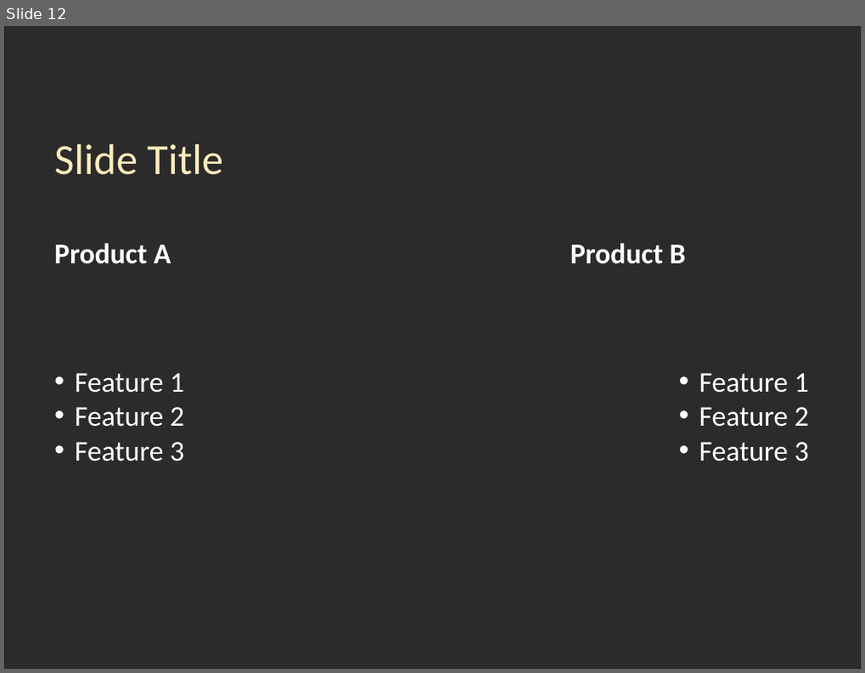
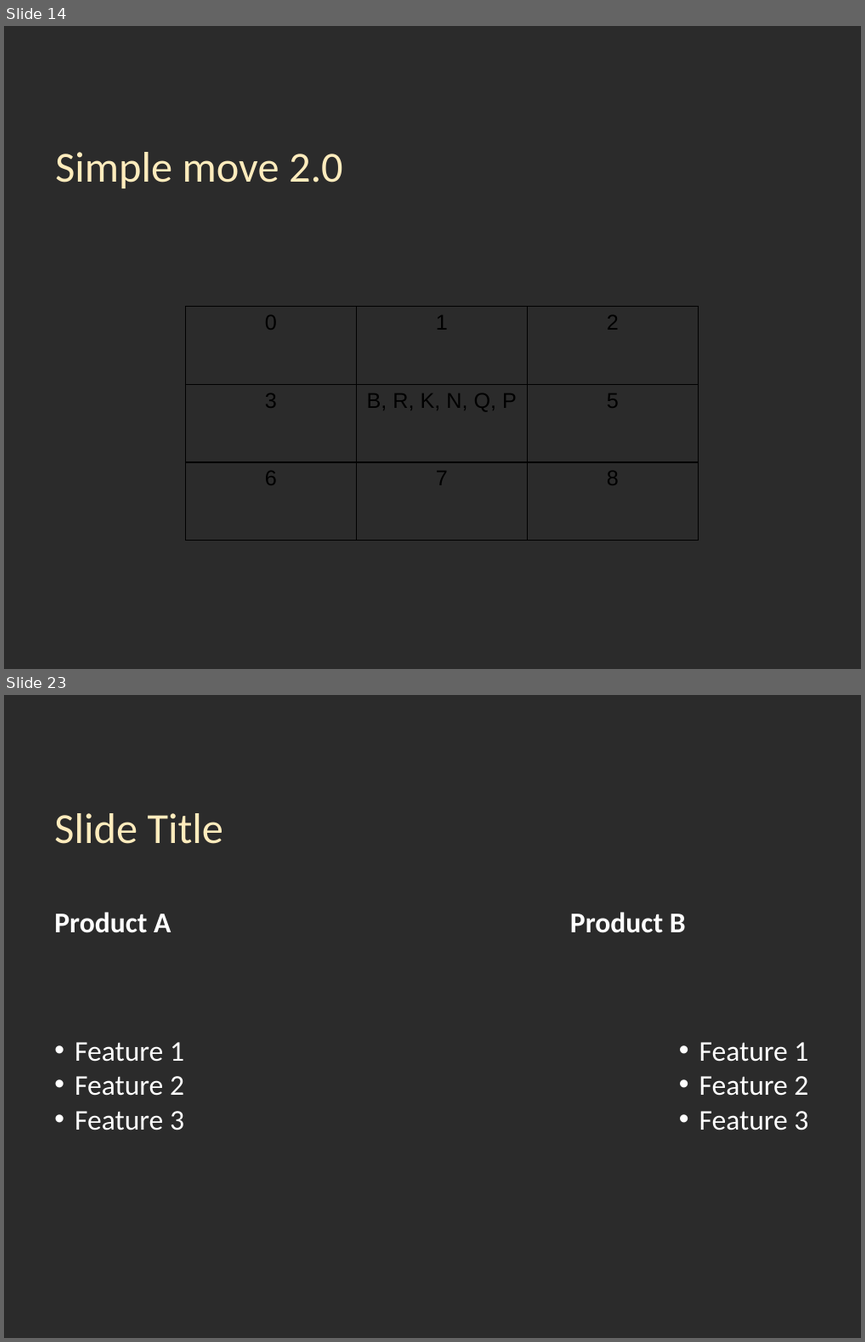
Before and after one commit to nivm/learningchess, a slide deck: presentation/chess_presentation.pptx. Shown one above the other, each under a label of ours: slide 12 before the commit, slides 14 and 23 after it; the slides between them are not shown. The pictures are 865x673 and 865x1342 pixels, drawn with LibreOffice and Linux fonts; fonts in the diff are those of the drawing; background and template pictures are left out; a plain dark background stands for a picture behind light text. Boxes give left, top, right and bottom in pixels: in the first picture for what was removed or moved away, otherwise in the second. Text is boxed around its words. In the diff, an @@ line names an element or a change of style, - is before the commit and + after.

```diff
--- a/presentation/chess_presentation.pptx
+++ b/presentation/chess_presentation.pptx
@@ slide 14 added at (x1=4, y1=26, x2=861, y2=669), background picture (left out) @@
@@ text added at (x1=55, y1=152, x2=343, y2=188), 36 pt, text #FFECBD @@
+Simple move 2.0
@@ table added at (x1=186, y1=306, x2=698, y2=540), 3 rows, 3 columns @@
+0 | 1 | 2
+3 | B, R, K, N, Q, P | 5
+6 | 7 | 8
@@ what was slide 12 is now slide 23 @@
```
Also in this commit, not shown: 4 slides changed, 10 other slides added.
